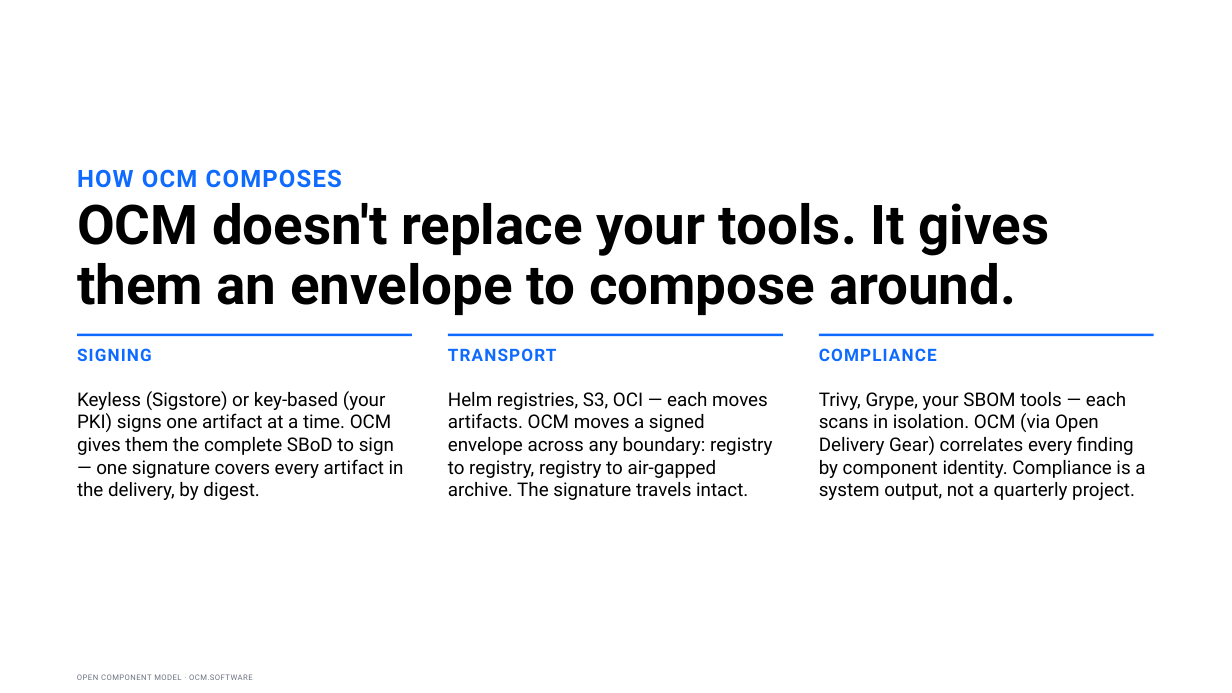
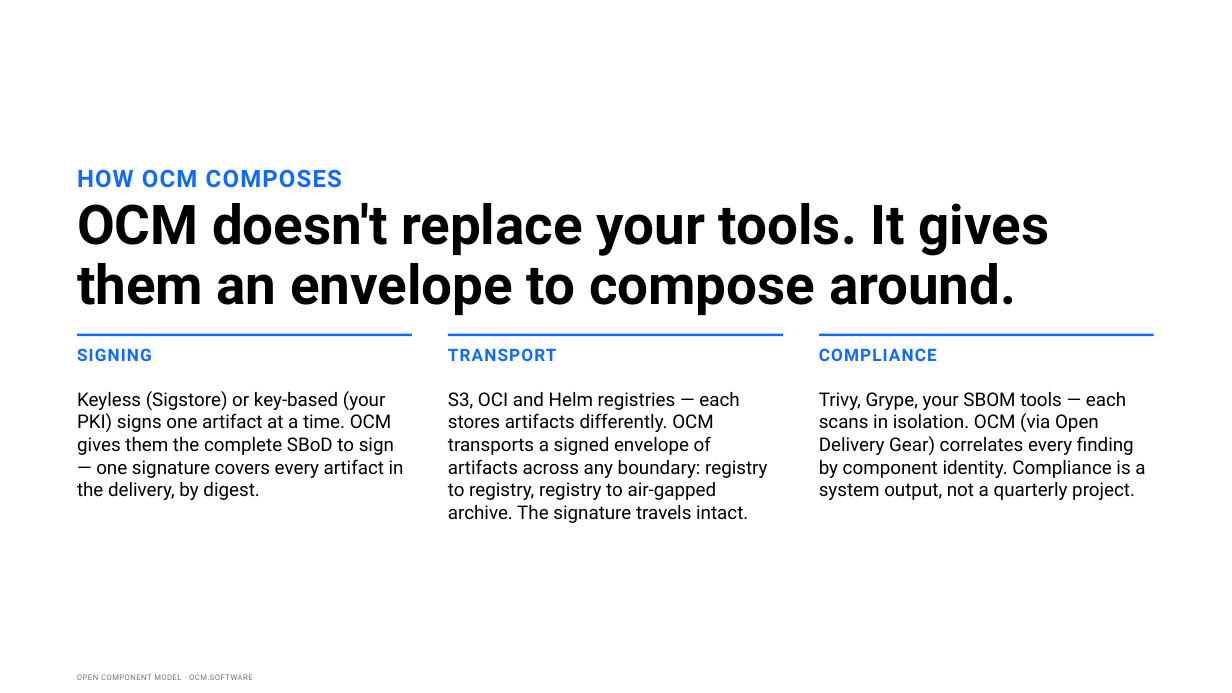
Before and after one commit to morri-son/open-component-model, a slide deck: slide 6 of docs/community/marketing/decks/exec-phase1/OCM-Sovereign-Delivery-Internal-Sponsor.pptx. Drawn at 1232x693 pixels with LibreOffice and Linux fonts; fonts in the diff are those of the drawing. Boxes give left, top, right and bottom in pixels: in the first picture for what was removed or moved away, otherwise in the second. Text is boxed around its words. In the diff, an @@ line names an element or a change of style, - is before the commit and + after.

```diff
--- a/docs/community/marketing/decks/exec-phase1/OCM-Sovereign-Delivery-Internal-Sponsor.pptx
+++ b/docs/community/marketing/decks/exec-phase1/OCM-Sovereign-Delivery-Internal-Sponsor.pptx
@@ text at (448,392,768,523): text changed @@
-Helm registries, S3, OCI — each moves artifacts. OCM moves a signed envelope across any boundary: registry to registry, registry to air-gapped archive. The signature travels intact.
+S3, OCI and Helm registries — each stores artifacts differently. OCM transports a signed envelope of artifacts across any boundary: registry to registry, registry to air-gapped archive. The signature travels intact.
```
Also in this commit, not shown: 1 other slide changed, 1 slide added, 8 other files.
